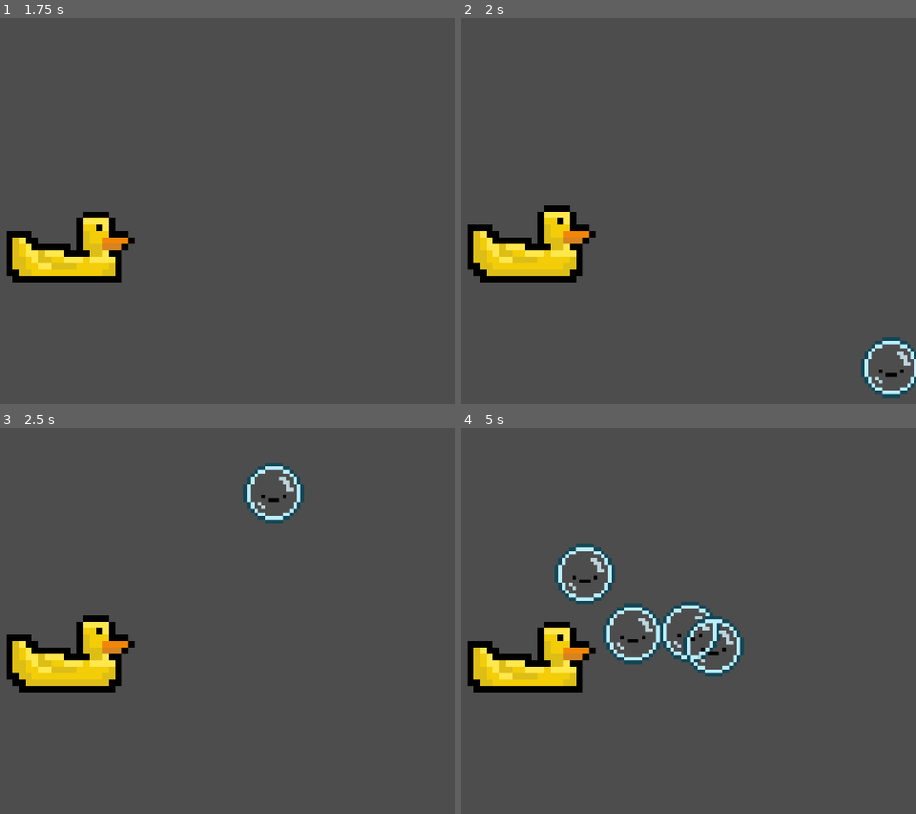
Above: before the commit, frames 1-4 (two rows, left to right).
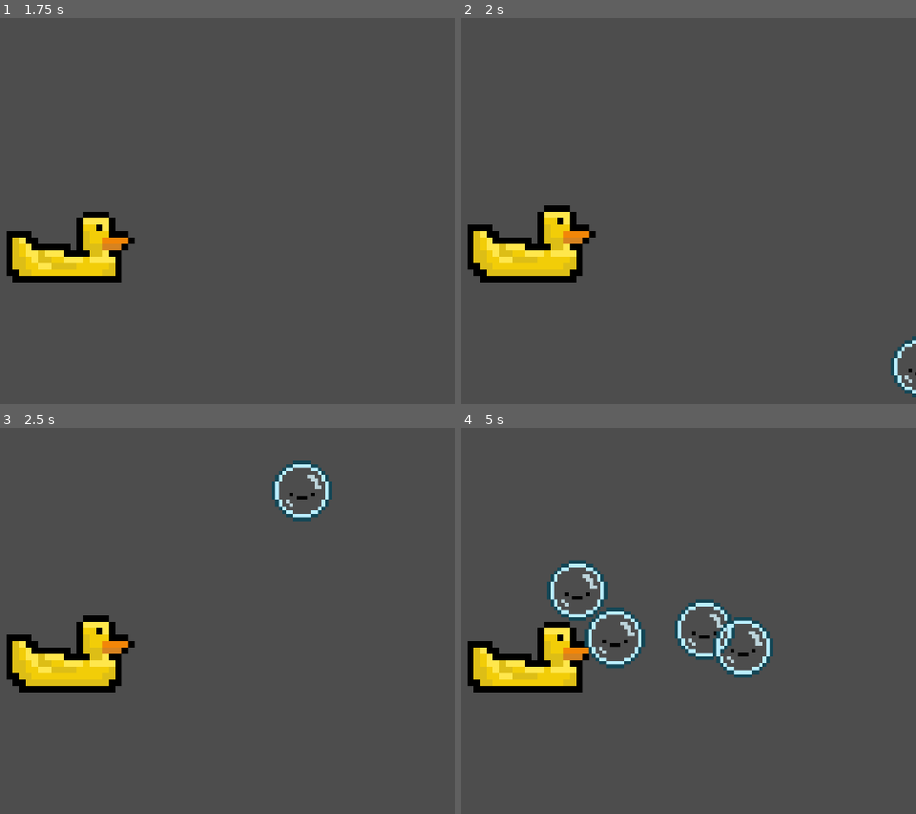
Above: after the commit, the same moments.

Repository: MeIsGroot/GGJ
Game: Godot game, scene res://MAIN.tscn
The game is run twice, just before and just after one commit, with the same random seed, the same clock (stepped at 60 frames per second) and the same inputs.
Inputs:
- Up to frame 1 (1.75 s): tap Enter at 0.5 s; hold A (KEY_A) 0.53-1.28 s; tap Space at 1.25 s; tap D (KEY_D) at 1.35 s
- Up to frame 2 (2 s): no input
- Up to frame 3 (2.5 s): hold S (KEY_S) from 2.03 s (still down)
- Up to frame 4 (5 s): release S (KEY_S) at 2.78 s; tap W (KEY_W) at 2.85 s; hold A (KEY_A) 3.53-4.28 s; tap D (KEY_D) at 4.35 s

Frame 1 is identical in both runs. In frame 2, 0.9% of the frame differs, in the area x 87-100%, y 82-99%; in frame 3, 1.4%; in frame 4, 5.0%, in the area x 18-69%, y 29-65%.

Commit message:
Proper collision box for ducky

Diff:
--- a/BubbleDucky/MAIN.tscn
+++ b/BubbleDucky/MAIN.tscn
@@ -8,7 +8,7 @@
 script = ExtResource("1_kmgiu")
 
 [node name="Player" parent="." instance=ExtResource("1_itwyn")]
-position = Vector2(45.9006, -2.14966)
+position = Vector2(1, -1)
 
 [node name="Timer" type="Timer" parent="."]
 autostart = true
--- a/BubbleDucky/Player.tscn
+++ b/BubbleDucky/Player.tscn
@@ -28,11 +28,6 @@
 [node name="Player" type="CharacterBody2D"]
 script = ExtResource("1_swl2g")
 
-[node name="CollisionPolygon2D" type="CollisionPolygon2D" parent="."]
-position = Vector2(0, 18)
-scale = Vector2(5.48289, 4.52665)
-polygon = PackedVector2Array(-22, -17, -22, 17, 19, 17, 19, -17)
-
 [node name="Camera2D" type="Camera2D" parent="."]
 
 [node name="AnimatedSprite2D" type="AnimatedSprite2D" parent="."]
@@ -42,3 +37,6 @@
 scale = Vector2(9.71875, 9.71875)
 sprite_frames = SubResource("SpriteFrames_6710x")
 frame_progress = 0.161874
+
+[node name="CollisionPolygon2D" type="CollisionPolygon2D" parent="."]
+polygon = PackedVector2Array(0, 20, 8, 20, 8, -27, 18, -29, 20, -37, 47, -37, 47, -29, 58, -29, 58, -8, 77, -8, 77, 13, 69, 13, 69, 62, 58, 62, 58, 72, -78, 72, -78, 63, -90, 51, -98, 51, -98, -8, -70, -8, -55, 10, -9, 10, -9, 20)
